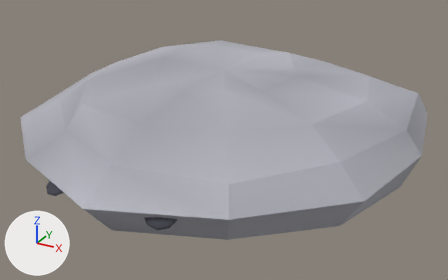
Renders of the glTF model models/Cosmetic_StoneCap.glb from each side of a commit.
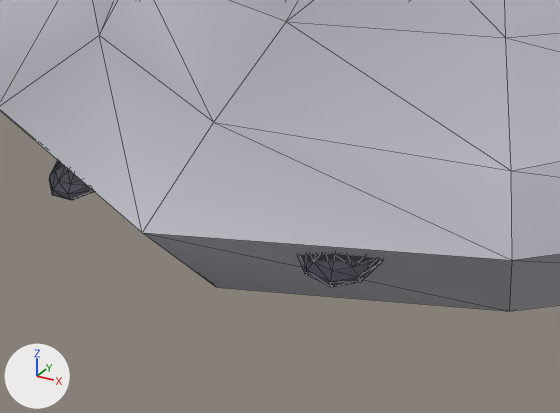
Each version is shown whole from a 50 mm camera at (0.886, -1.606, 1.424) aimed at (0.028, -0.045, 0.644), then close up on the part from 6% to 55% of the width and 42% to 100% of the height. Lighting does not change. The marker at lower left points along +X, +Y and +Z. The older version's two pictures come first. The close-ups show mesh edges as thin lines. Vertices at exactly the same position are counted once.

Objects in the first close-up: 'Cosmetic_StoneCap'.
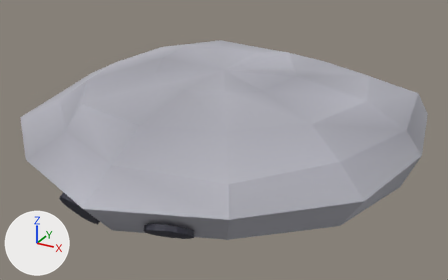
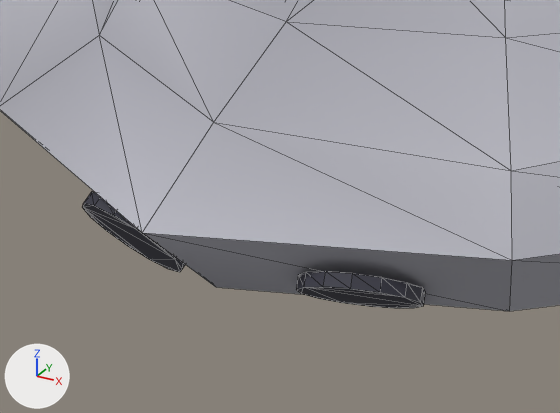
The newer file is also turned or shifted as a whole; pictures and numbers use the older file's frame.

Pixel boxes (x1, y1, x2, y2) of what changed, in the close-ups (560 x 413 px):
part 1 of me_sphere_001, added
    after: (82, 192, 185, 272)
part 2 of me_sphere_001, added
    after: (296, 271, 425, 308)
part 3 of me_sphere_001, deleted
    before: (49, 161, 94, 200)
part 4 of me_sphere_001, deleted
    before: (298, 254, 382, 287)

The edits, one by one:
me_sphere_001 is used by ob_cosmetic_stonecap; location (0.0, 0.0, 0.0).
me_sphere_001 had 209 vertices, 406 faces and spanned x -0.613..0.618, y -0.669..0.603, z 0.517..0.875.
me_sphere_001 now has 121 vertices, 230 faces and spans x -0.613..0.618, y -0.669..0.603, z 0.517..0.875.
me_sphere_001 part 1: a new loose piece of 28 vertices spanning x -0.155..-0.035, y -0.618..-0.536, z 0.579..0.685, in mat_stonecap_stone.
me_sphere_001 part 2: a new loose piece of 28 vertices spanning x 0.102..0.222, y -0.612..-0.508, z 0.588..0.676, in mat_stonecap_stone.
me_sphere_001 part 3: the loose piece of 72 vertices spanning x -0.199..-0.111, y -0.613..-0.533, z 0.667..0.715 is deleted.
me_sphere_001 part 4: the loose piece of 72 vertices spanning x 0.112..0.2, y -0.611..-0.545, z 0.663..0.726 is deleted.
Other edits to the shape of me_sphere_001 do not show in these pictures.
